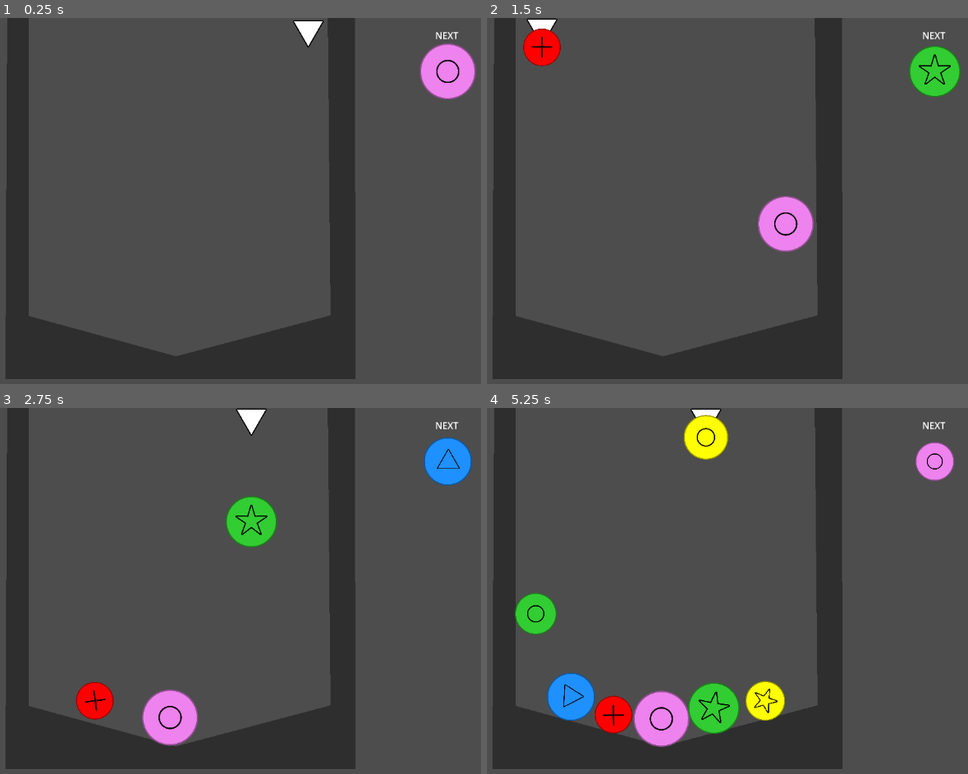
Above: before the commit, frames 1-4 (two rows, left to right).
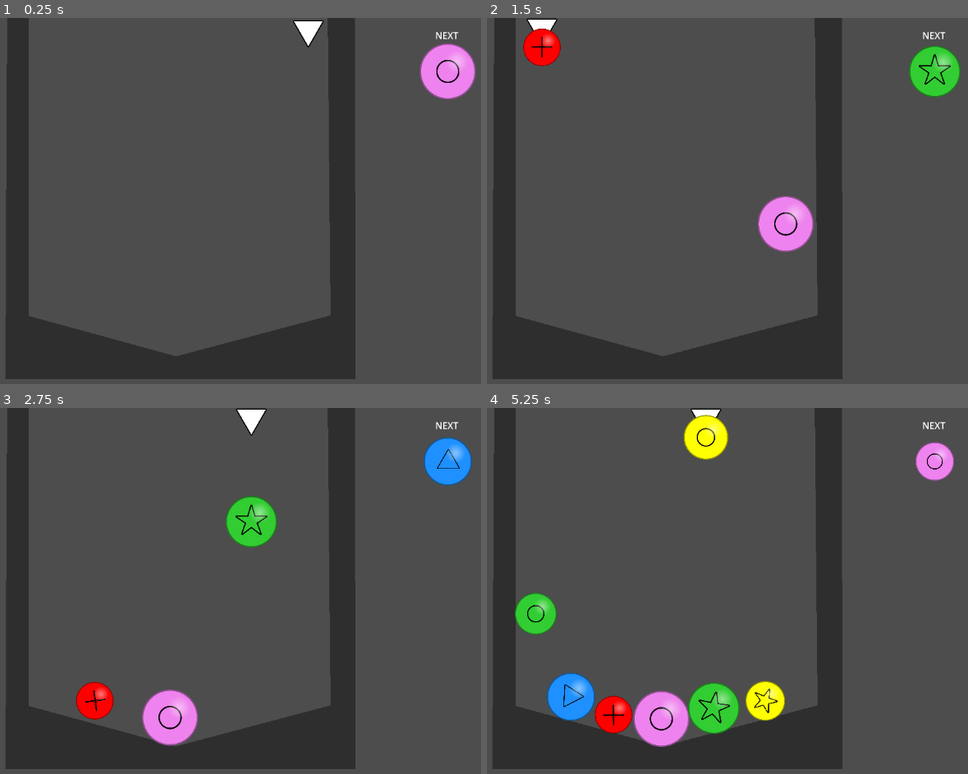
Above: after the commit, the same moments.

Repository: abalidoth/gwj-80
Game: Godot game, scene res://main_scene.tscn
Same seed, same stepped clock (60 frames per second), same inputs: the game is played once before the commit and once after it.
Inputs (mouse positions are in pixels of both pictures, inside the frame that each line leads up to):
- Up to frame 1 (0.25 s): no input
- Up to frame 2 (1.5 s): tap Enter at 0.5 s; move the mouse to (818, 182) at 0.52 s; click (818, 182) at 0.67 s; move the mouse to (539, 219) at 1.27 s; click (539, 219) at 1.42 s
- Up to frame 3 (2.75 s): move the mouse to (250, 510) at 2.02 s; click (250, 510) at 2.17 s
- Up to frame 4 (5.25 s): move the mouse to (640, 664) at 2.77 s; click (640, 664) at 2.92 s; move the mouse to (871, 645) at 3.52 s; click (871, 645) at 3.67 s; move the mouse to (outside the picture) at 4.27 s; click (outside the picture) at 4.42 s; move the mouse to (703, 591) at 5.02 s; click (703, 591) at 5.17 s

The runs differ from the first frame. In frame 1, less than 0.1% of the frame differs, in the area x 93-97%, y 10-15%; in frame 2, 0.3%; in frame 3, 0.4%; in frame 4, 0.7%, in the area x 10-96%, y 3-85%.

Commit message:
added shines

Diff:
--- a/ball.gd
+++ b/ball.gd
@@ -57,6 +57,7 @@
 	$PhysicsShape.shape.radius *= new_scale
 	$CollisionArea/CollisionShape.shape.radius *= new_scale
 	%Icons.scale *= new_scale
+	$Shine.scale *= new_scale
 
 func _process(delta):
 	if linear_velocity.length()>5:
--- a/ball.tscn
+++ b/ball.tscn
@@ -18,6 +18,15 @@
 [sub_resource type="CircleShape2D" id="CircleShape2D_ktgx5"]
 resource_local_to_scene = true
 radius = 44.0
+
+[sub_resource type="Gradient" id="Gradient_01kih"]
+colors = PackedColorArray(1, 1, 1, 0.490196, 1, 1, 1, 0)
+
+[sub_resource type="GradientTexture2D" id="GradientTexture2D_1iob0"]
+gradient = SubResource("Gradient_01kih")
+fill = 1
+fill_from = Vector2(0.706422, 0.279817)
+fill_to = Vector2(0.504587, 0.449541)
 
 [node name="Ball" type="RigidBody2D"]
 physics_material_override = SubResource("PhysicsMaterial_x8fbi")
@@ -76,6 +85,15 @@
 scale = Vector2(0.152778, 0.152778)
 texture = ExtResource("7_vb544")
 
+[node name="Shine" type="Sprite2D" parent="."]
+top_level = true
+texture = SubResource("GradientTexture2D_1iob0")
+
+[node name="RemoteTransform2D" type="RemoteTransform2D" parent="."]
+remote_path = NodePath("../Shine")
+update_rotation = false
+update_scale = false
+
 [connection signal="body_entered" from="." to="." method="_on_body_entered"]
 [connection signal="body_shape_entered" from="." to="." method="_on_body_shape_entered"]
 [connection signal="timeout" from="Timer" to="." method="_on_timer_timeout"]
--- a/main_scene.gd
+++ b/main_scene.gd
@@ -13,7 +13,7 @@
 var drop_left = 330
 var drop_right = 790
 
-var match_size = 4
+var match_size = 5
 
 func set_next_ball():
 	next_ball = Ball.instantiate()
@@ -46,7 +46,12 @@
 	if settled:
 		check_for_pop()
 
+
+
 func check_for_pop():
+	if len($KillBox.get_overlapping_areas())>0 and $ClickTimer.is_stopped():
+		game_over()
+
 	#check symbols
 	var to_check = all_balls.duplicate()
 	var out_groups_symbol = []
@@ -94,3 +99,7 @@
 	#this is to prevent balls from hanging
 	for ball in all_balls:
 		ball.apply_impulse(Vector2(0,0))
+
+
+func game_over():
+	get_tree().change_scene_to_file("res://main_scene.tscn")
--- a/main_scene.tscn
+++ b/main_scene.tscn
@@ -1,7 +1,10 @@
-[gd_scene load_steps=3 format=3 uid="uid://pxc3fdos1gn6"]
+[gd_scene load_steps=4 format=3 uid="uid://pxc3fdos1gn6"]
 
 [ext_resource type="Script" uid="uid://b8yxmspw78uu0" path="res://main_scene.gd" id="1_0f027"]
 [ext_resource type="Texture2D" uid="uid://cp24xn47miu5o" path="res://assets/triangle_icon.svg" id="2_2c62f"]
+
+[sub_resource type="RectangleShape2D" id="RectangleShape2D_2c62f"]
+size = Vector2(546, 84)
 
 [node name="MainScene" type="Node2D"]
 script = ExtResource("1_0f027")
@@ -35,3 +38,11 @@
 [node name="ClickTimer" type="Timer" parent="."]
 wait_time = 0.5
 one_shot = true
+
+[node name="KillBox" type="Area2D" parent="."]
+collision_layer = 0
+collision_mask = 2
+
+[node name="CollisionShape2D" type="CollisionShape2D" parent="KillBox"]
+position = Vector2(557, 38)
+shape = SubResource("RectangleShape2D_2c62f")
Not shown: 1 places in ball.tscn that only renumber resources
